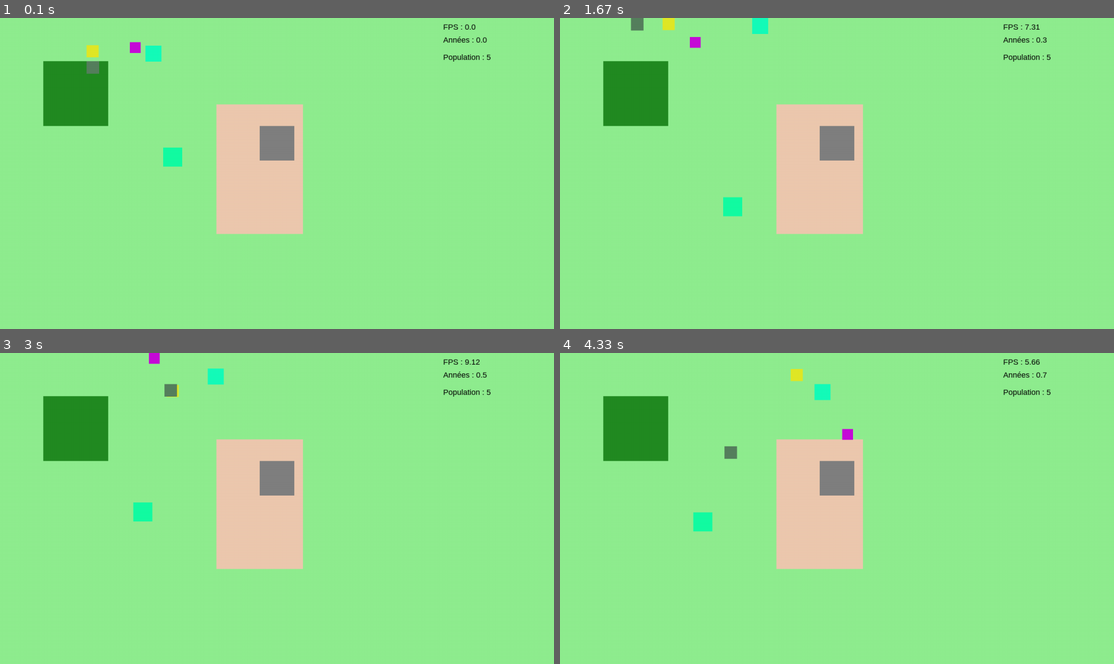
Above: before the commit, frames 1-4 (two rows, left to right).
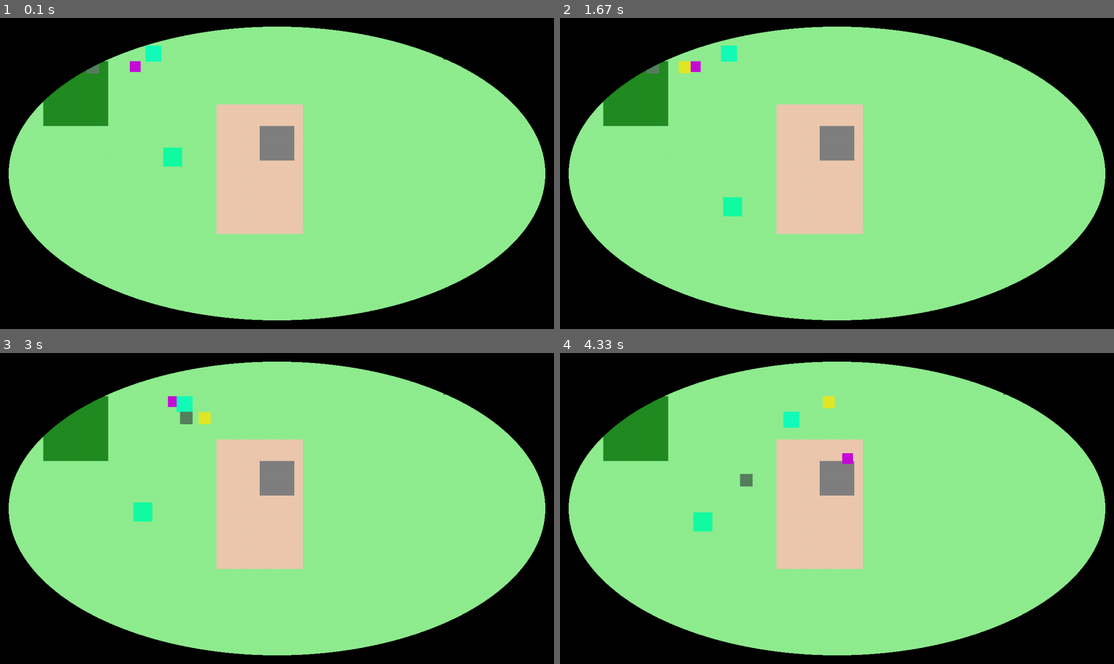
Above: after the commit, the same moments.

Repository: mea-me/ProjetS2-2026-CMI
Game: pygame game, started from src/prototypePy/main.py
Two runs of this game, one before a commit and one after it. Both use one fixed random seed, a clock stepped at 60 frames per second and the inputs below.
Inputs:
- Up to frame 1 (0.1 s): no input
- Up to frame 2 (1.67 s): tap Enter at 0.33, 0.67, 1.07, 1.37, 1.57 s
- Up to frame 3 (3 s): tap Enter at 1.97, 2.47, 2.77 s
- Up to frame 4 (4.33 s): tap Enter at 3.03, 3.37, 3.8, 4.2 s

The runs differ from the first frame. In frame 1, 28% of the frame differs, in the area x 0-100%, y 0-100%; in frame 2, 29%; in frame 3, 29%; in frame 4, 29%.

Commit message:
FEAT elles sont piégées mtn

Diff:
--- a/src/prototypePy/main.py
+++ b/src/prototypePy/main.py
@@ -57,6 +57,18 @@
 paused = False
 running = True
 
+mask_surface = pygame.Surface((W, H), pygame.SRCALPHA) # -> SRCALPHA = transparent
+mask_surface.fill((0, 0, 0, 0)) # no no zone
+
+overlay = pygame.Surface((W, H), pygame.SRCALPHA)
+overlay.fill((0, 0, 0, 255)) # ca c'est pour qu'on puisse voir le tour de l'ellipse
+
+playable_rect = pygame.Rect(20, 20, W - 40, H - 40)
+pygame.draw.ellipse(mask_surface, (255, 255, 255, 255), playable_rect)
+pygame.draw.ellipse(overlay, (0, 0, 0, 0), playable_rect)
+
+allowed_mask = pygame.mask.from_surface(mask_surface)
+
 while running:
     for event in pygame.event.get():
         if event.type == pygame.QUIT:
@@ -86,7 +98,9 @@
         # on dessine la grenouille =)
         for g in Population.populations:
             g.draw(screen)
-            g.deplacement()
+            g.deplacement(allowed_mask)
+
+        screen.blit(overlay, (0, 0))
 
         Population.update(W,H,world)
 
--- a/src/prototypePy/structures/individu.py
+++ b/src/prototypePy/structures/individu.py
@@ -57,14 +57,18 @@
     def collide_with(self,individu2):
         return self.rect.colliderect(individu2.rect)
 
-    def deplacement(self):
+    def deplacement(self,mask):
         vitesse = self.genome.get_val("vitesse")
 
-        self.rect.x += random.choice([-vitesse, 0, vitesse])
-        self.rect.y += random.choice([-vitesse, 0, vitesse])
+        nv_x = self.rect.x + random.choice([-vitesse, 0, vitesse])
+        nv_y = self.rect.y + random.choice([-vitesse, 0, vitesse])
 
-        # Empêche automatiquement de sortir de l'écran
-        self.rect.clamp_ip(pygame.display.get_surface().get_rect())
+        try:
+            if mask.get_at((nv_x + self.rect.width//2, nv_y + self.rect.height//2)):
+                self.rect.x = nv_x
+                self.rect.y = nv_y
+        except IndexError:
+            pass # si ils sont débilent et essayent d'aller la ou ils ont pas le droit
 
     def __repr__(self):
         return f"Individu :\n{repr(self.genome)}"  # la aussi c'est une idée
--- /dev/null
+++ b/src/prototypePy/tempCodeRunnerFile.py
@@ -0,0 +1,36 @@
+#Importation des librairies
+
+import pygame,os,sys,time
+from structures.genome import Genome
+from random import choice
+from structures.allele import Allele
+from structures.individu import Individu
+from structures.environnement import Biome, WorldMap
+from structures.livings import Livings, Espece, Population
+
+#Initialisation de Pygame
+pygame.init()
+
+
+# Setup écran
+info = pygame.display.Info()
+W, H = info.current_w, info.current_h
+# Pour tester sans être en plein écran total bloquant :
+screen = pygame.display.set_mode((W, H), pygame.RESIZABLE)
+pygame.display.set_caption("NeoRiza | Simulateur d’Évolution Biologique")
+
+# Initialisation du framerate pour egaliser la vitesse de jeu sur toutes les machines
+framerate = 60
+clock = pygame.time.Clock()
+dt = clock.tick(framerate)
+age = 0
+
+font = pygame.font.SysFont("Arial", 18)
+world = WorldMap(W, H)
+
+# On "Peint" le monde avec des rectangles (Tes zones)
+# args : nom, x, y, largeur, hauteur
+world.add_zone("plaine", 50, 50, 400, 300)      # Gros continent
+world.add_zone("foret",  100, 100, 150, 150)    # Forêt DANS la plaine
+world.add_zone("desert", 500, 200, 200, 300)    # Désert à droite
+world.add_zone("montagne", 600, 250, 80, 80)
